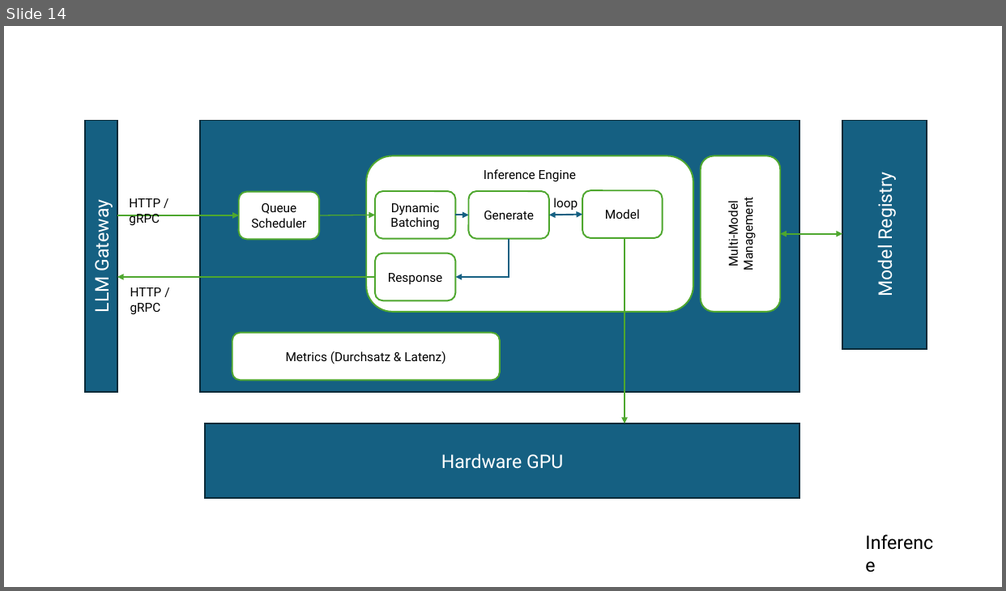
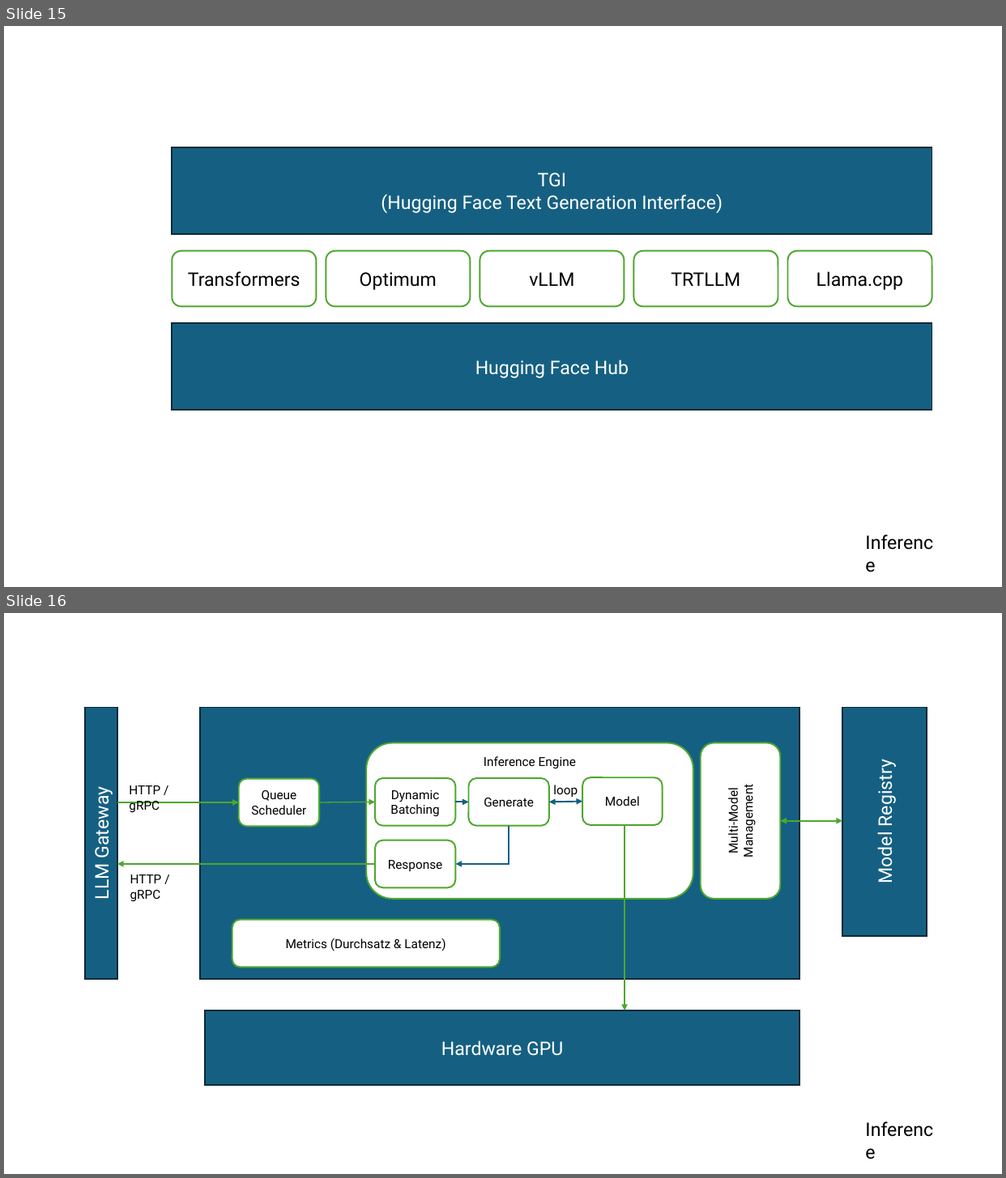
Before and after one commit to dneumnn/RAKIPOEV, a slide deck: RAKIPOEV-docs/docs/ppt/Building-Blocks.pptx. Shown one above the other, each under a label of ours: slide 14 before the commit, slides 15 and 16 after it. The pictures are 1006x591 and 1006x1178 pixels, drawn with LibreOffice and Linux fonts; fonts in the diff are those of the drawing. Boxes give left, top, right and bottom in pixels: in the first picture for what was removed or moved away, otherwise in the second. Text is boxed around its words. In the diff, an @@ line names an element or a change of style, - is before the commit and + after.

```diff
--- a/RAKIPOEV-docs/docs/ppt/Building-Blocks.pptx
+++ b/RAKIPOEV-docs/docs/ppt/Building-Blocks.pptx
@@ slide 15 added at box(4, 26, 1002, 587), background #FFFFFF @@
@@ rectangle added at box(172, 148, 931, 234), fill #156082, outline #092A39 1.5 pt, 18 pt, text #FFFFFF @@
+TGI
+(Hugging Face Text Generation Interface)
@@ rounded rectangle added at box(172, 251, 316, 307), fill #FFFFFF, outline #4EA72E 1.5 pt, 18 pt, text #000000 @@
+Transformers
@@ rounded rectangle added at box(326, 251, 471, 307), fill #FFFFFF, outline #4EA72E 1.5 pt, 18 pt, text #000000 @@
+Optimum
@@ rounded rectangle added at box(480, 251, 624, 307), fill #FFFFFF, outline #4EA72E 1.5 pt, 18 pt, text #000000 @@
+vLLM
@@ rounded rectangle added at box(633, 251, 778, 307), fill #FFFFFF, outline #4EA72E 1.5 pt, 18 pt, text #000000 @@
+TRTLLM
@@ rounded rectangle added at box(788, 251, 932, 307), fill #FFFFFF, outline #4EA72E 1.5 pt, 18 pt, text #000000 @@
+Llama.cpp
@@ rectangle added at box(172, 324, 931, 411), fill #156082, outline #092A39 1.5 pt, 18 pt, text #FFFFFF @@
+Hugging Face Hub
@@ text added at box(859, 527, 950, 557), 18 pt, text #000000 @@
+Inference
@@ what was slide 14 is now slide 16 @@
```
Also in this commit, not shown: 1 other slide added, 2 other files.
